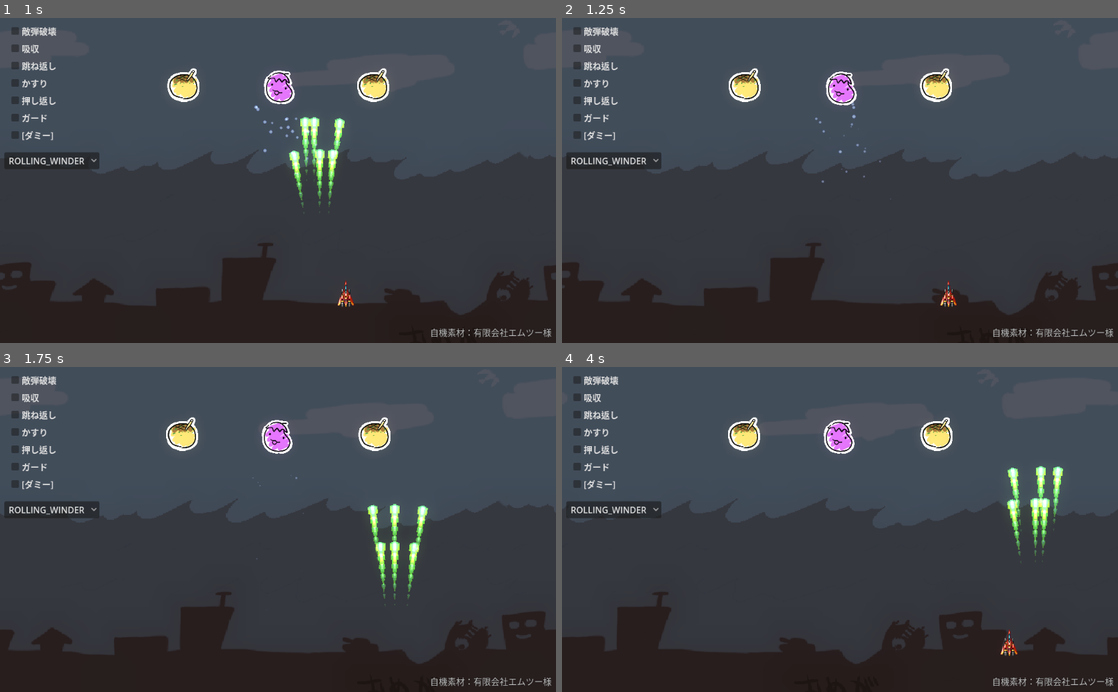
Above: before the commit, frames 1-4 (two rows, left to right).
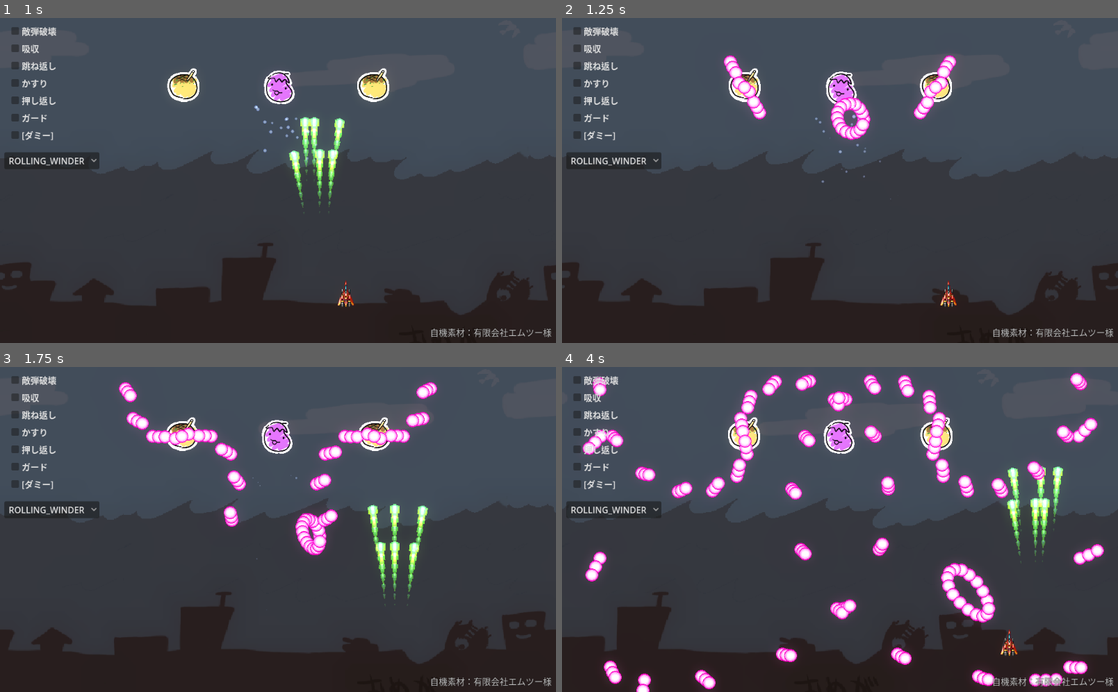
Above: after the commit, the same moments.

Repository: syun77/gd_bullettest3
Game: Godot game, scene res://Main.tscn
Same seed, same stepped clock (60 frames per second), same inputs: the game is played once before the commit and once after it.
Inputs:
- Up to frame 1 (1 s): tap Enter (ui_accept) at 0.5, 0.77 s; hold Right (ui_right) from 0.53 s (still down)
- Up to frame 2 (1.25 s): keep holding Right (ui_right)
- Up to frame 3 (1.75 s): release Right (ui_right) at 1.28 s; hold Down (ui_down) from 1.28 s (still down); tap Enter (ui_accept) at 1.52 s
- Up to frame 4 (4 s): release Down (ui_down) at 2.03 s; hold Right (ui_right) 2.03-2.78 s; hold Up (ui_up) 2.78-3.53 s; tap Enter (ui_accept) at 3.02, 3.77 s; hold Left (ui_left) from 3.53 s (still down)

Frame 1 is identical in both runs. In frame 2, 1.6% of the frame differs, in the area x 29-71%, y 11-38%; in frame 3, 3.0%; in frame 4, 7.3%, in the area x 3-98%, y 1-100%.
Error before the commit: Invalid assignment of property or key 'position' with value of type 'Vector2' on a base object of type 'null instance'. (res://src/enemy/Enemy.gd:234)

Commit message:
v4.4で動作するように修正

Diff:
--- a/BulletTest/assets/fonts/new_theme.tres
+++ b/BulletTest/assets/fonts/new_theme.tres
@@ -4,9 +4,6 @@
 subpixel_positioning = 0
 msdf_pixel_range = 14
 msdf_size = 128
-face_index = null
-embolden = null
-transform = null
 cache/0/16/0/ascent = 0.0
 cache/0/16/0/descent = 0.0
 cache/0/16/0/underline_position = 0.0
@@ -510,9 +507,6 @@
 
 [sub_resource type="FontFile" id="2"]
 fallbacks = Array[Font]([SubResource("1")])
-face_index = null
-embolden = null
-transform = null
 cache/0/16/0/ascent = 0.0
 cache/0/16/0/descent = 0.0
 cache/0/16/0/underline_position = 0.0
--- a/BulletTest/project.godot
+++ b/BulletTest/project.godot
@@ -12,7 +12,7 @@
 
 config/name="gd_bullettest3"
 run/main_scene="res://Main.tscn"
-config/features=PackedStringArray("4.0")
+config/features=PackedStringArray("4.4")
 
 [autoload]
 
@@ -37,29 +37,29 @@
 
 ui_accept={
 "deadzone": 0.5,
-"events": [Object(InputEventKey,"resource_local_to_scene":fa …(180 unchanged characters)… ode":0,"key_label":0,"unicode":4194309,"echo":false,"script":null)
-, Object(InputEventKey,"resource_local_to_scene":false,"reso …(171 unchanged characters)… ode":0,"key_label":0,"unicode":4194310,"echo":false,"script":null)
-, Object(InputEventKey,"resource_local_to_scene":false,"resource_name":"","device":0,"window_id":0,"alt_pressed":false,"shift_pressed":false,"ctrl_pressed":false,"meta_pressed":false,"pressed":false,"keycode":32,"physical_keycode":0,"key_label":0,"unicode":32,"echo":false,"script":null)
-, Object(InputEventKey,"resource_local_to_scene":false,"reso …(163 unchanged characters)… eycode":90,"key_label":0,"unicode":122,"echo":false,"script":null)
+"events": [Object(InputEventKey,"resource_local_to_scene":fa …(180 unchanged characters)… ode":0,"key_label":0,"unicode":4194309,"location":0,"echo":false,"script":null)
+, Object(InputEventKey,"resource_local_to_scene":false,"reso …(171 unchanged characters)… ode":0,"key_label":0,"unicode":4194310,"location":0,"echo":false,"script":null)
+, Object(InputEventKey,"resource_local_to_scene":false,"resource_name":"","device":0,"window_id":0,"alt_pressed":false,"shift_pressed":false,"ctrl_pressed":false,"meta_pressed":false,"pressed":false,"keycode":32,"physical_keycode":0,"key_label":0,"unicode":32,"location":0,"echo":false,"script":null)
+, Object(InputEventKey,"resource_local_to_scene":false,"reso …(163 unchanged characters)… eycode":90,"key_label":0,"unicode":122,"location":0,"echo":false,"script":null)
 ]
 }
 ui_select={
 "deadzone": 0.5,
 "events": [Object(InputEventJoypadButton,"resource_local_to_scene":false,"resource_name":"","device":0,"button_index":3,"pressure":0.0,"pressed":false,"script":null)
-, Object(InputEventKey,"resource_local_to_scene":false,"resource_name":"","device":0,"window_id":0,"alt_pressed":false,"shift_pressed":false,"ctrl_pressed":false,"meta_pressed":false,"pressed":false,"keycode":32,"physical_keycode":0,"key_label":0,"unicode":32,"echo":false,"script":null)
-, Object(InputEventKey,"resource_local_to_scene":false,"reso …(163 unchanged characters)… eycode":90,"key_label":0,"unicode":122,"echo":false,"script":null)
+, Object(InputEventKey,"resource_local_to_scene":false,"resource_name":"","device":0,"window_id":0,"alt_pressed":false,"shift_pressed":false,"ctrl_pressed":false,"meta_pressed":false,"pressed":false,"keycode":32,"physical_keycode":0,"key_label":0,"unicode":32,"location":0,"echo":false,"script":null)
+, Object(InputEventKey,"resource_local_to_scene":false,"reso …(163 unchanged characters)… eycode":90,"key_label":0,"unicode":122,"location":0,"echo":false,"script":null)
 ]
 }
 ui_cancel={
 "deadzone": 0.5,
-"events": [Object(InputEventKey,"resource_local_to_scene":fa …(180 unchanged characters)… ode":0,"key_label":0,"unicode":4194305,"echo":false,"script":null)
-, Object(InputEventKey,"resource_local_to_scene":false,"reso …(163 unchanged characters)… eycode":88,"key_label":0,"unicode":120,"echo":false,"script":null)
+"events": [Object(InputEventKey,"resource_local_to_scene":fa …(180 unchanged characters)… ode":0,"key_label":0,"unicode":4194305,"location":0,"echo":false,"script":null)
+, Object(InputEventKey,"resource_local_to_scene":false,"reso …(163 unchanged characters)… eycode":88,"key_label":0,"unicode":120,"location":0,"echo":false,"script":null)
 ]
 }
 ui_menu={
 "deadzone": 0.5,
-"events": [Object(InputEventKey,"resource_local_to_scene":fa …(180 unchanged characters)… ode":0,"key_label":0,"unicode":4194370,"echo":false,"script":null)
-, Object(InputEventKey,"resource_local_to_scene":false,"reso …(162 unchanged characters)… keycode":67,"key_label":0,"unicode":99,"echo":false,"script":null)
+"events": [Object(InputEventKey,"resource_local_to_scene":fa …(180 unchanged characters)… ode":0,"key_label":0,"unicode":4194370,"location":0,"echo":false,"script":null)
+, Object(InputEventKey,"resource_local_to_scene":false,"reso …(162 unchanged characters)… keycode":67,"key_label":0,"unicode":99,"location":0,"echo":false,"script":null)
 ]
 }
 
--- a/BulletTest/src/enemy/Enemy.gd
+++ b/BulletTest/src/enemy/Enemy.gd
@@ -2,7 +2,7 @@
 
 class_name Enemy
 
-const BULLET_OBJ = preload("res://src/Bullet.tscn")
+@export var BULLET_OBJ:PackedScene
 
 const HIT_TIMER = 0.5
 
--- a/BulletTest/src/enemy/Enemy.tscn
+++ b/BulletTest/src/enemy/Enemy.tscn
@@ -1,7 +1,8 @@
-[gd_scene load_steps=4 format=3 uid="uid://dgal4fl506wwy"]
+[gd_scene load_steps=5 format=3 uid="uid://dgal4fl506wwy"]
 
-[ext_resource type="Script" path="res://src/enemy/Enemy.gd" id="1_n67fx"]
+[ext_resource type="Script" uid="uid://bslpx2sap3etl" path="res://src/enemy/Enemy.gd" id="1_n67fx"]
 [ext_resource type="Texture2D" uid="uid://vhev0ho7jvxo" path="res://assets/images/enemy.png" id="2_14ln2"]
+[ext_resource type="PackedScene" uid="uid://cmkh5tp38v5m6" path="res://src/Bullet.tscn" id="2_s58hg"]
 
 [sub_resource type="CircleShape2D" id="1"]
 radius = 56.0
@@ -10,6 +11,7 @@
 scale = Vector2(0.5, 0.5)
 collision_layer = 2
 script = ExtResource("1_n67fx")
+BULLET_OBJ = ExtResource("2_s58hg")
 
 [node name="Sprite" type="Sprite2D" parent="."]
 scale = Vector2(0.5, 0.5)
--- a/BulletTest/src/enemy/Tako.tscn
+++ b/BulletTest/src/enemy/Tako.tscn
@@ -1,7 +1,8 @@
-[gd_scene load_steps=4 format=3 uid="uid://cxdu4peilotvd"]
+[gd_scene load_steps=5 format=3 uid="uid://cxdu4peilotvd"]
 
-[ext_resource type="Script" path="res://src/enemy/Tako.gd" id="1_ck1rh"]
+[ext_resource type="Script" uid="uid://bflio1plbw35i" path="res://src/enemy/Tako.gd" id="1_ck1rh"]
 [ext_resource type="Texture2D" uid="uid://vhev0ho7jvxo" path="res://assets/images/enemy.png" id="1_qbp6y"]
+[ext_resource type="PackedScene" uid="uid://cmkh5tp38v5m6" path="res://src/Bullet.tscn" id="2_hvthg"]
 
 [sub_resource type="CircleShape2D" id="CircleShape2D_fo3nr"]
 radius = 56.0
@@ -10,6 +11,7 @@
 scale = Vector2(0.5, 0.5)
 collision_layer = 2
 script = ExtResource("1_ck1rh")
+BULLET_OBJ = ExtResource("2_hvthg")
 
 [node name="Sprite" type="Sprite2D" parent="."]
 position = Vector2(0, -8)
--- a/BulletTest/src/particle/Particle.tscn
+++ b/BulletTest/src/particle/Particle.tscn
@@ -1,12 +1,12 @@
-[gd_scene load_steps=4 format=3]
+[gd_scene load_steps=4 format=3 uid="uid://dc4fyopa1a4um"]
 
-[ext_resource type="Script" path="res://src/particle/Particle.gd" id="1"]
-[ext_resource type="Texture" uid="uid://ekvphs77rekd" path="res://assets/images/shot2.png" id="2"]
+[ext_resource type="Script" uid="uid://ct27wgmx4mxlv" path="res://src/particle/Particle.gd" id="1"]
+[ext_resource type="Texture2D" uid="uid://ekvphs77rekd" path="res://assets/images/shot2.png" id="2"]
 
-[sub_resource type="CanvasItemMaterial" id=1]
+[sub_resource type="CanvasItemMaterial" id="1"]
 blend_mode = 1
 
 [node name="Particle" type="Sprite"]
-material = SubResource( 1 )
-texture = ExtResource( 2 )
-script = ExtResource( 1 )
+material = SubResource("1")
+texture = ExtResource("2")
+script = ExtResource("1")
Not shown, added: BulletTest/Main.gd.uid
Not shown: 1 places in BulletTest/Main.tscn that only renumber resources
Not shown, changed: BulletTest/assets/fonts/mplus-1c-regular.ttf.import
Not shown, added: BulletTest/assets/shader/uv_scroll.gdshader.uid
Not shown, added: BulletTest/src/Bullet.gd.uid
Not shown: 1 places in BulletTest/src/Bullet.tscn that only renumber resources
Not shown, added: BulletTest/src/Item.gd.uid
Not shown: 1 places in BulletTest/src/Item.tscn that only renumber resources
Not shown, added: BulletTest/src/Option.gd.uid
Not shown: 1 places in BulletTest/src/Option.tscn that only renumber resources
Not shown, added: BulletTest/src/Player.gd.uid
Not shown: 1 places in BulletTest/src/Player.tscn that only renumber resources
(and 15 more such lines)
